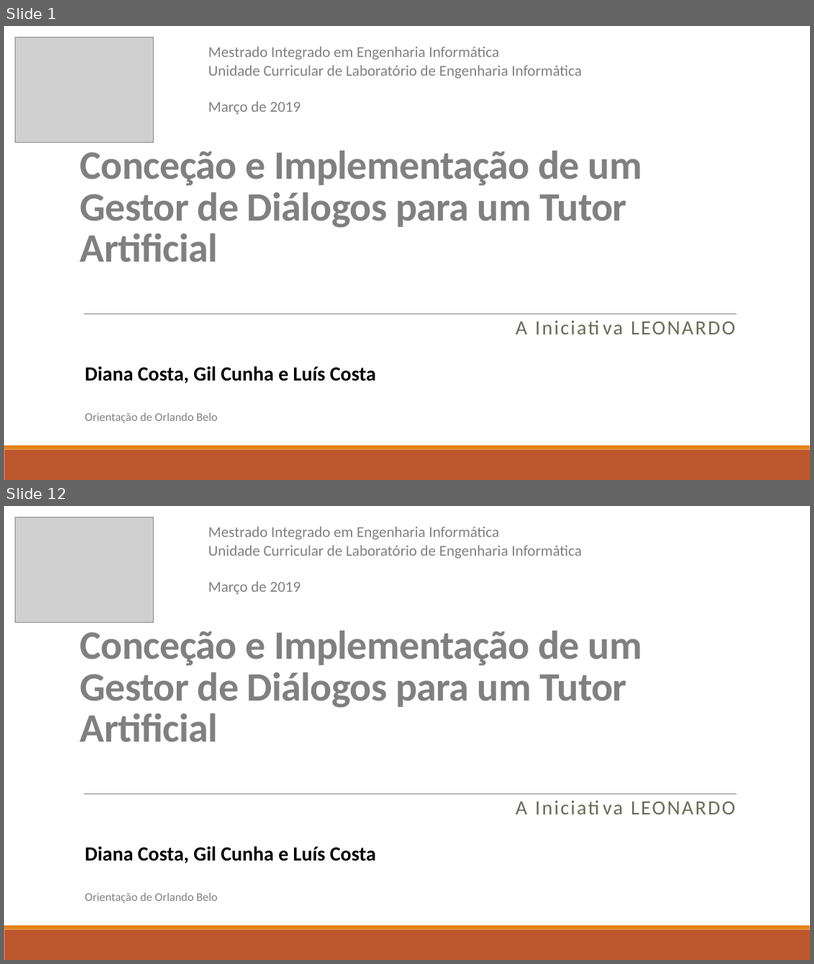
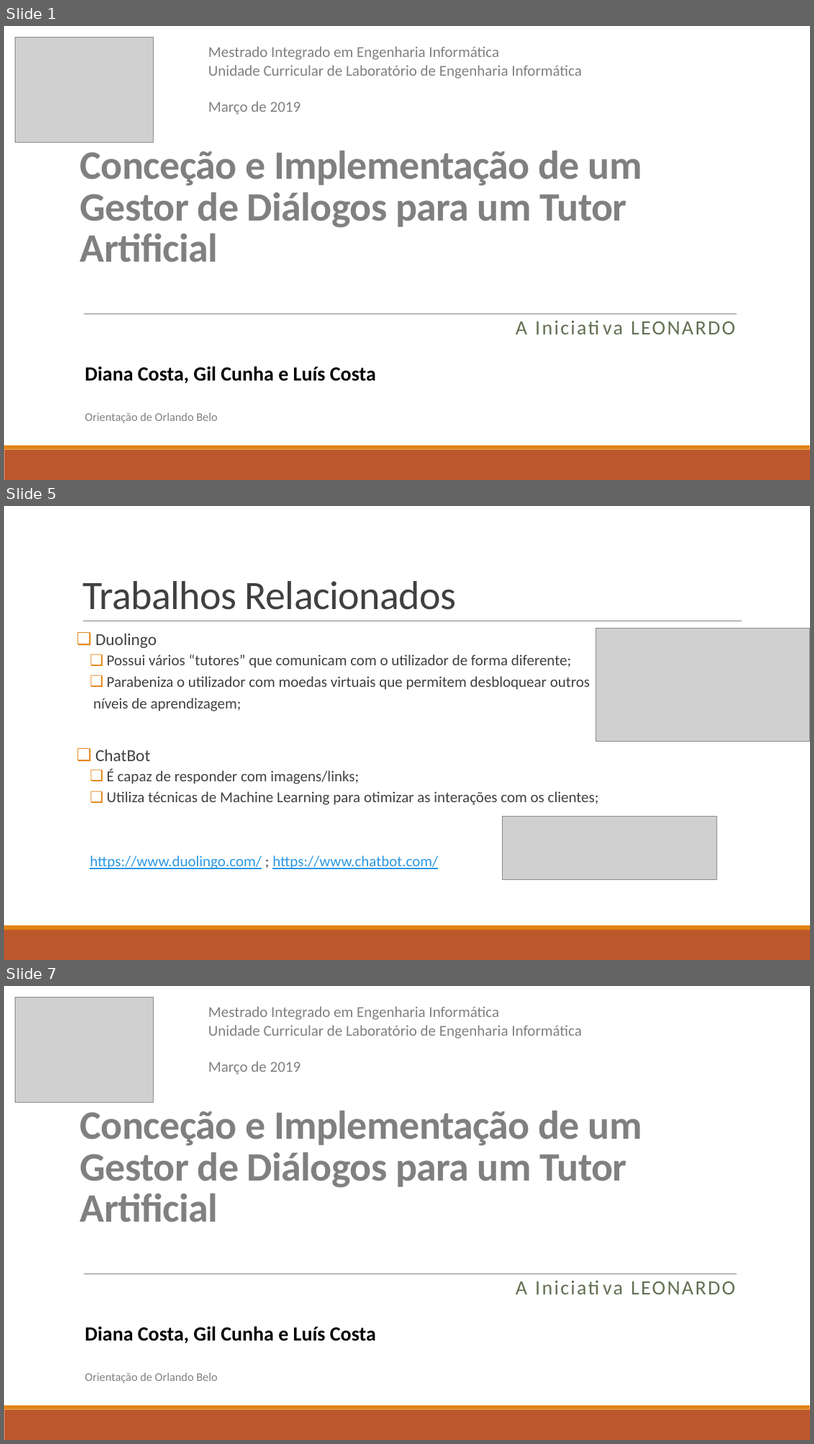
Before and after one commit to diisnc/Dialog_Agent_1819, a slide deck: Report/presentation_2_Luis.pptx. Shown one above the other, each under a label of ours: slides 1 and 12 before the commit, slides 1, 5 and 7 after it; the slides between them are not shown. The pictures are 814x964 and 814x1444 pixels, drawn with LibreOffice and Linux fonts; fonts in the diff are those of the drawing; grey boxes stand for pictures. Boxes give left, top, right and bottom in pixels: in the first picture for what was removed or moved away, otherwise in the second. Text is boxed around its words. In the diff, an @@ line names an element or a change of style, - is before the commit and + after.

```diff
--- a/Report/presentation_2_Luis.pptx
+++ b/Report/presentation_2_Luis.pptx
@@ slide 5 added at [4, 506, 810, 960], background #FFFFFF; not listed: 2 template elements that a slide beside it also shows @@
@@ title added at [82, 581, 456, 610], 48 pt, text #404040 @@
+Trabalhos Relacionados
@@ line added from (83, 621) to (743, 621), #808080 0.5 pt @@
@@ text added at [90, 633, 599, 869], 18 pt, text #404040 @@
+❑ Duolingo
+  ❑ Possui vários “tutores” que comunicam com o utilizador de forma diferente;
+  ❑ Parabeniza o utilizador com moedas virtuais que permitem desbloquear outros
+  níveis de aprendizagem;
+❑ ChatBot
+  ❑ É capaz de responder com imagens/links;
+  ❑ Utiliza técnicas de Machine Learning para otimizar as interações com os clientes;
+  https://www.duolingo.com/ ; https://www.chatbot.com/
@@ picture added at [597, 628, 810, 741] @@
@@ picture added at [503, 816, 718, 879] @@
@@ what was slide 12 is now slide 7 @@
```
Also in this commit, not shown: 4 slides changed, 6 slides removed, 1 other file.
